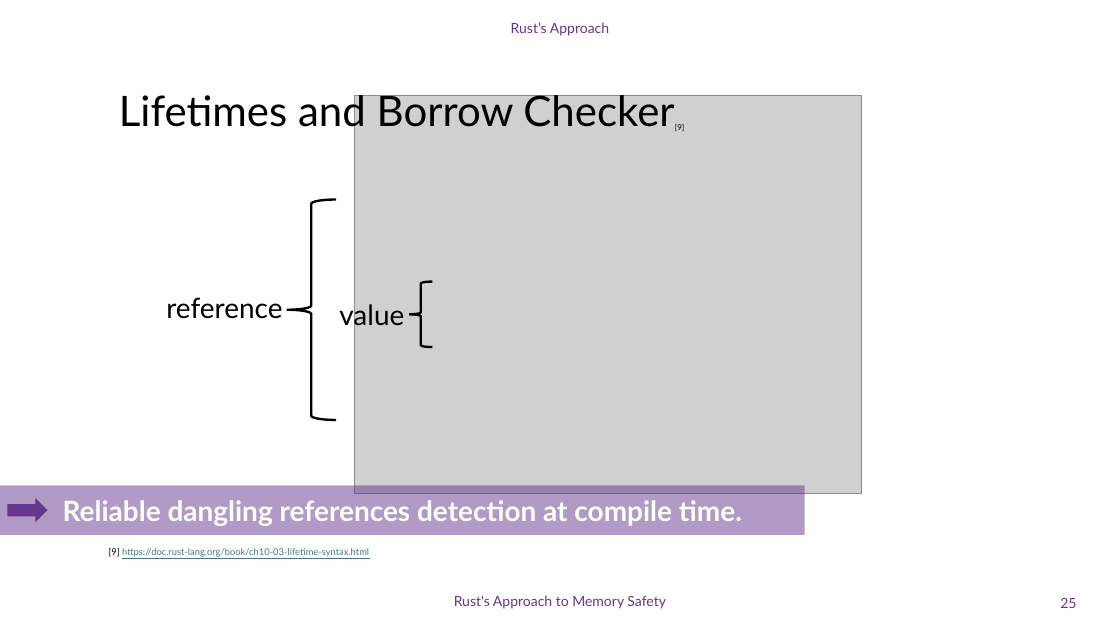
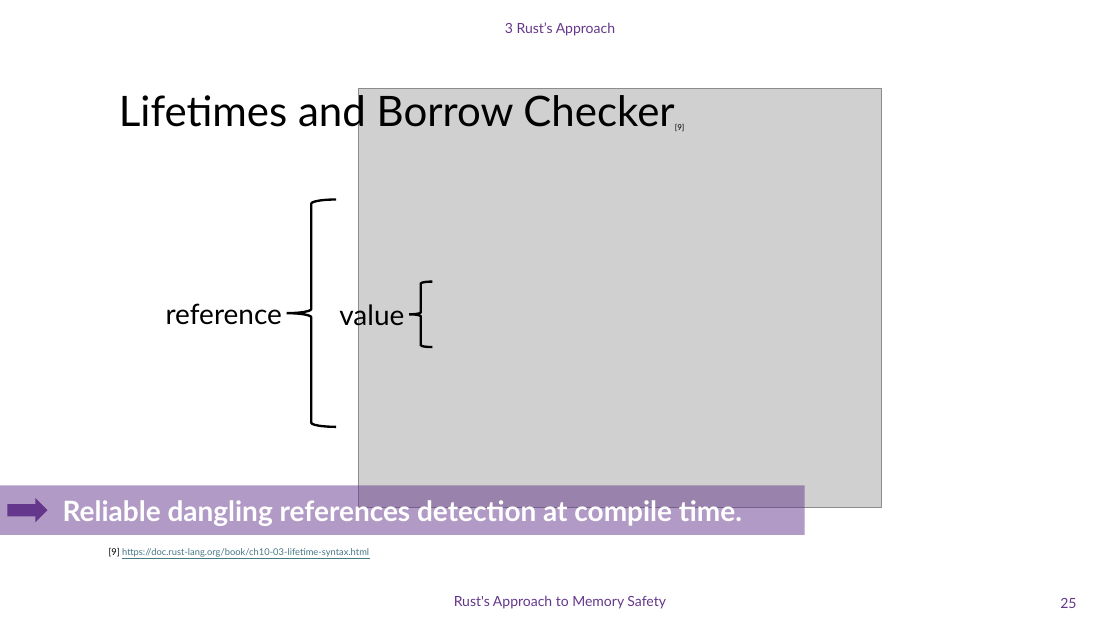
Before and after one commit to DavidGinfo/c-runtime-vs-rust-compiletime, a slide deck: slide 25 of Memory_Safety_Rust.pptx. Drawn at 1120x630 pixels with LibreOffice and Linux fonts; fonts in the diff are those of the drawing; grey boxes stand for pictures; background and template pictures are left out. Boxes give left, top, right and bottom in pixels: in the first picture for what was removed or moved away, otherwise in the second. Text is boxed around its words. In the diff, an @@ line names an element or a change of style, - is before the commit and + after.

```diff
--- a/Memory_Safety_Rust.pptx
+++ b/Memory_Safety_Rust.pptx
@@ text at [505, 22, 615, 36]: text changed @@
-Rust’s Approach
+3 Rust’s Approach
@@ picture: place and size @@
-picture at [355, 95, 862, 493]
+picture at [359, 88, 881, 507]
@@ left brace: place and size @@
-left brace at [287, 200, 336, 420]
+left brace at [287, 200, 336, 428]
@@ text "reference": place and size @@
-text "reference" at [166, 297, 282, 319]
+text "reference" at [166, 303, 282, 325]
```
Also in this commit, not shown: 29 other slides changed, 2 other files.
